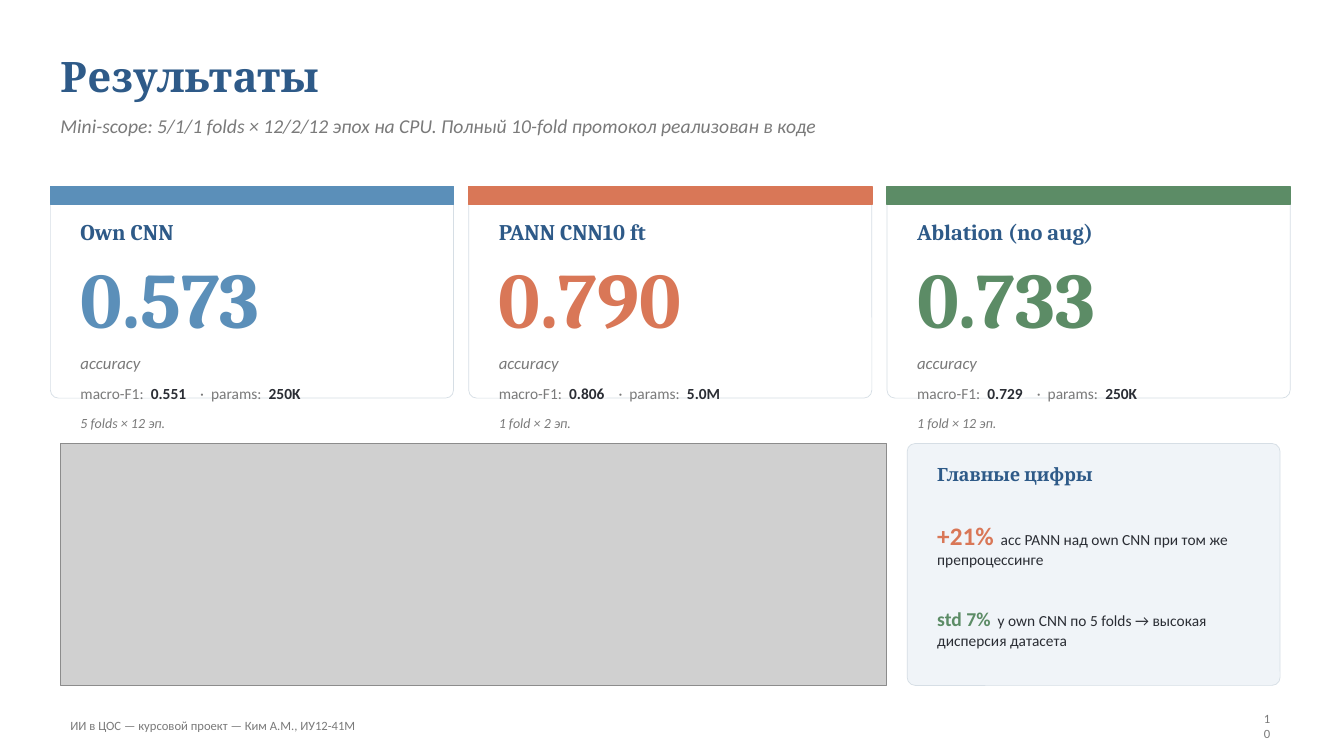
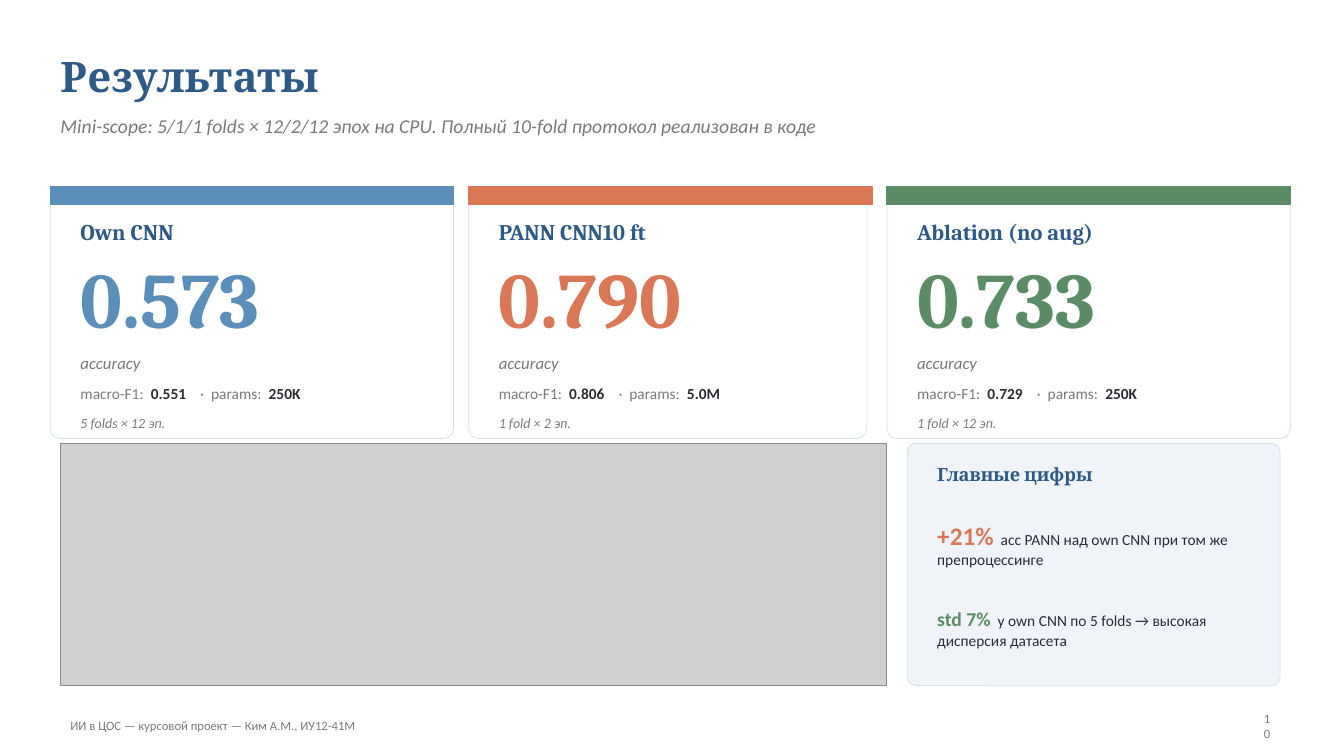
Before and after one commit to desswell/COS, a slide deck: slide 10 of presentation/presentation.pptx. Drawn at 1344x756 pixels with LibreOffice and Linux fonts; fonts in the diff are those of the drawing; grey boxes stand for pictures. Boxes give left, top, right and bottom in pixels: in the first picture for what was removed or moved away, otherwise in the second. Text is boxed around its words. In the diff, an @@ line names an element or a change of style, - is before the commit and + after.

```diff
--- a/presentation/presentation.pptx
+++ b/presentation/presentation.pptx
@@ rounded rectangle: place and size @@
-rounded rectangle at (50,187,454,398)
+rounded rectangle at (50,187,454,439)
@@ rounded rectangle: place and size @@
-rounded rectangle at (469,187,872,398)
+rounded rectangle at (469,187,867,439)
@@ rounded rectangle: place and size @@
-rounded rectangle at (887,187,1291,398)
+rounded rectangle at (887,187,1291,439)
```
Also in this commit, not shown: 3 other slides changed, 1 other file.
